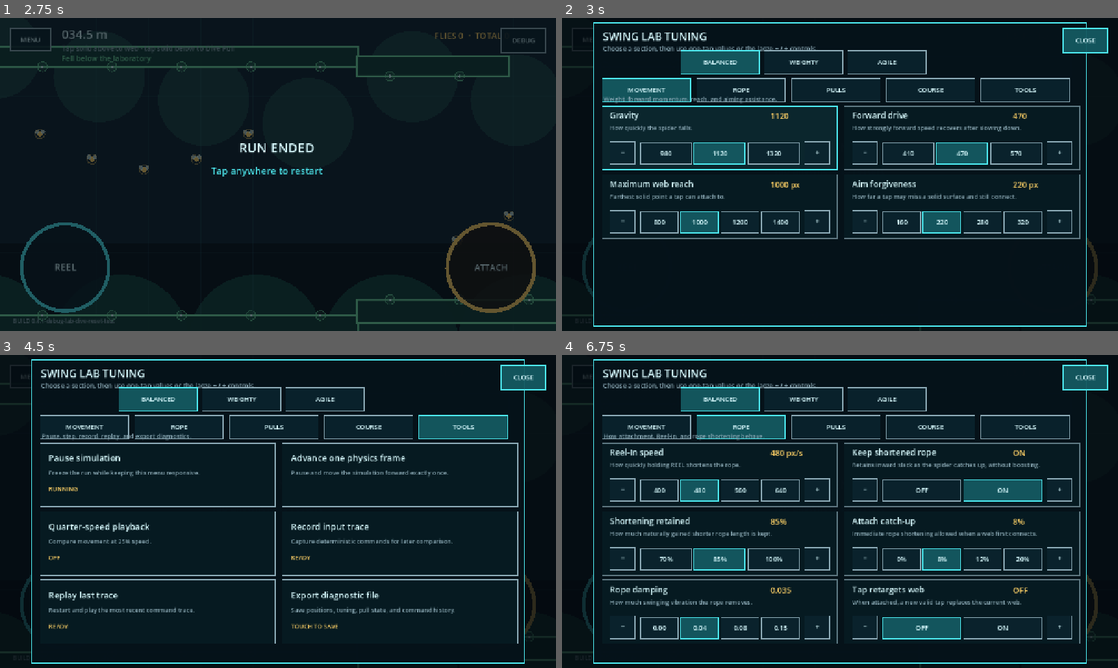
Above: before the commit, frames 1-4 (two rows, left to right).
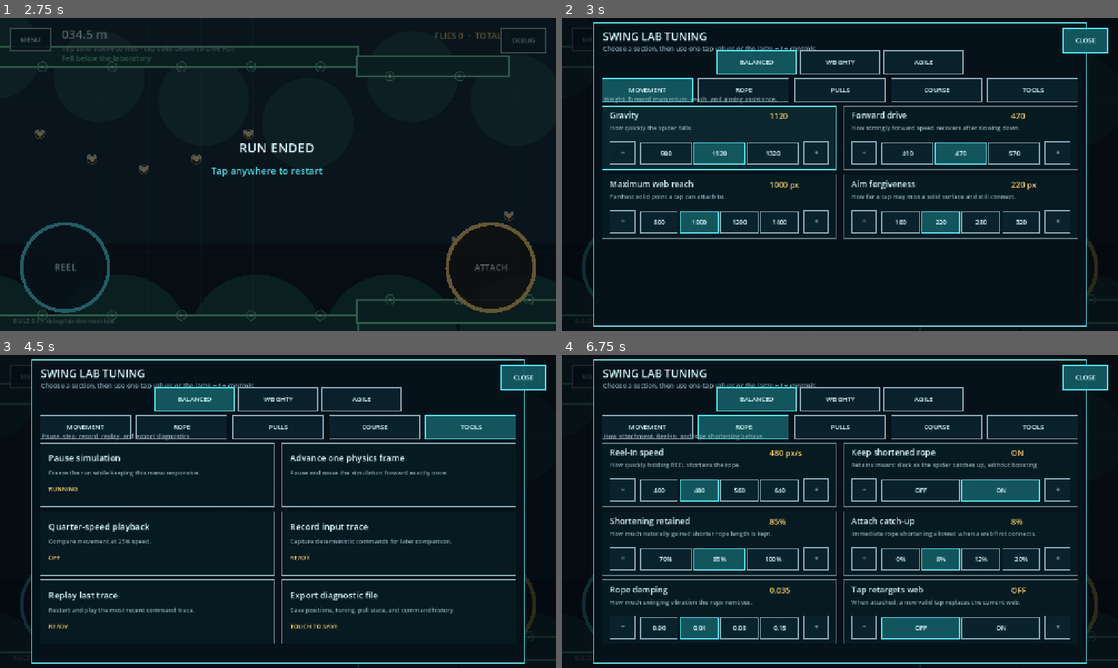
Above: after the commit, the same moments.

Repository: menno420/spider-swing
Game: Godot game, scene res://game/bootstrap/main.tscn
Same seed, same stepped clock (60 frames per second), same inputs: the game is played once before the commit and once after it.
Inputs (mouse positions are in pixels of both pictures, inside the frame that each line leads up to; where the layout moved, square brackets give the same spot in the first picture):
- Up to frame 1 (2.75 s): click "PLAY" at 0.5 s; click (66, 268) at 1.25 s; click (489, 268) at 2 s
- Up to frame 2 (3 s): click (1084, 39) at 2.75 s
- Up to frame 3 (4.5 s): click (278, 511) at 3.5 s; click (472, 426) [461, 426] at 4.25 s
- Up to frame 4 (6.75 s): click (645, 426) at 5 s; click (817, 489) at 5.75 s; click (745, 426) [739, 426] at 6.5 s

Frame 1 is identical in both runs. In frame 2, 4.4% of the frame differs, in the area x 11-94%, y 10-71%; in frame 3, 4.0%; in frame 4, 5.6%, in the area x 11-94%, y 10-93%.

Commit message:
fix: scale tuning lab for wide phones

Diff:
--- a/game/adapters/input_router.gd
+++ b/game/adapters/input_router.gd
@@ -48,7 +48,7 @@
 
 func _ready() -> void:
 	process_mode = Node.PROCESS_MODE_ALWAYS
-	install_touch_surface()
+	install_touch_surface(get_viewport().get_visible_rect().size)
 	set_process_unhandled_input(true)
 	set_process(true)
 
@@ -102,7 +102,9 @@
 		_handle_debug_key(event as InputEventKey)
 
 
-func install_touch_surface() -> void:
+func install_touch_surface(
+	layout_size: Vector2 = LabLayout.REFERENCE_SIZE,
+) -> void:
 	if _touch_surface != null:
 		return
 	var layer := CanvasLayer.new()
@@ -115,6 +117,8 @@
 	_touch_surface.set_anchors_and_offsets_preset(Control.PRESET_FULL_RECT)
 	_touch_surface.mouse_filter = Control.MOUSE_FILTER_IGNORE
 	layer.add_child(_touch_surface)
+	if layout_size.x <= 0.0 or layout_size.y <= 0.0:
+		layout_size = LabLayout.REFERENCE_SIZE
 
 	_menu_button = _make_anchored_button(
 		&"Menu",
@@ -156,7 +160,7 @@
 
 	var panel_blocker := _make_fixed_button(
 		&"DebugPanelBlocker",
-		LabLayout.DEBUG_PANEL,
+		LabLayout.debug_panel_rect(layout_size),
 	)
 	_debug_controls.append(panel_blocker)
 	_debug_always_controls.append(panel_blocker)
@@ -165,7 +169,7 @@
 		var preset_name := SwingConfig.preset_names()[index]
 		var button := _make_fixed_button(
 			StringName("Preset%d" % index),
-			LabLayout.preset_rect(index),
+			LabLayout.preset_rect(index, layout_size),
 		)
 		button.pressed.connect(_emit_preset.bind(preset_name))
 		_debug_controls.append(button)
@@ -175,7 +179,7 @@
 		_debug_category_controls[category_index] = []
 		var category_button := _make_fixed_button(
 			StringName("Category%d" % category_index),
-			LabLayout.category_rect(category_index),
+			LabLayout.category_rect(category_index, layout_size),
 		)
 		category_button.pressed.connect(
 			_emit_tuning_category.bind(category_index))
@@ -192,7 +196,7 @@
 			var parameter := StringName(descriptor["id"])
 			var minus := _make_fixed_button(
 				StringName("%sMinus" % parameter),
-				LabLayout.parameter_minus_rect(card_index),
+				LabLayout.parameter_minus_rect(card_index, layout_size),
 			)
 			minus.pressed.connect(
 				_emit_parameter_adjustment.bind(parameter, -1.0))
@@ -200,7 +204,7 @@
 
 			var plus := _make_fixed_button(
 				StringName("%sPlus" % parameter),
-				LabLayout.parameter_plus_rect(card_index),
+				LabLayout.parameter_plus_rect(card_index, layout_size),
 			)
 			plus.pressed.connect(
 				_emit_parameter_adjustment.bind(parameter, 1.0))
@@ -215,6 +219,7 @@
 						card_index,
 						quick_index,
 						quick_values.size(),
+						layout_size,
 					),
 				)
 				quick.pressed.connect(
@@ -224,7 +229,7 @@
 	for index in range(6):
 		var utility := _make_fixed_button(
 			StringName("Utility%d" % index),
-			LabLayout.utility_rect(index),
+			LabLayout.utility_rect(index, layout_size),
 		)
 		utility.pressed.connect(_emit_utility.bind(index))
 		var tool_controls: Array = _debug_category_controls[
--- a/game/domain/lab_layout.gd
+++ b/game/domain/lab_layout.gd
@@ -9,10 +9,22 @@
 const ACTION_TARGET_SIZE := Vector2(228.0, 228.0)
 const ACTION_SIDE_MARGIN := 36.0
 const ACTION_BOTTOM_MARGIN := 32.0
-const DEBUG_PANEL := Rect2(72.0, 12.0, 1136.0, 696.0)
+const DEBUG_SIDE_MARGIN := 72.0
+const DEBUG_TOP_MARGIN := 12.0
 const DEBUG_CONTENT_TOP := 202.0
-const DEBUG_CARD_SIZE := Vector2(542.0, 146.0)
+const DEBUG_CARD_HEIGHT := 146.0
 const DEBUG_CARD_GAP := Vector2(16.0, 12.0)
+
+
+static func debug_panel_rect(
+	viewport_size: Vector2 = REFERENCE_SIZE,
+) -> Rect2:
+	return Rect2(
+		DEBUG_SIDE_MARGIN,
+		DEBUG_TOP_MARGIN,
+		maxf(960.0, viewport_size.x - DEBUG_SIDE_MARGIN * 2.0),
+		maxf(640.0, viewport_size.y - DEBUG_TOP_MARGIN * 2.0),
+	)
 
 
 static func reel_rect(viewport_size: Vector2) -> Rect2:
@@ -41,34 +53,66 @@
 	return Rect2(viewport_size.x - 126.0, 24.0, 102.0, 56.0)
 
 
-static func preset_rect(index: int) -> Rect2:
-	return Rect2(274.0 + float(index) * 192.0, 76.0, 180.0, 52.0)
-
-
-static func category_rect(index: int) -> Rect2:
-	return Rect2(92.0 + float(index) * 218.0, 140.0, 204.0, 52.0)
-
-
-static func parameter_card_rect(index: int) -> Rect2:
-	var column := index % 2
-	var row := index / 2
+static func preset_rect(
+	index: int,
+	viewport_size: Vector2 = REFERENCE_SIZE,
+) -> Rect2:
+	var panel := debug_panel_rect(viewport_size)
+	var group_width := 564.0
 	return Rect2(
-		Vector2(92.0, DEBUG_CONTENT_TOP) +
-			Vector2(
-				float(column) * (DEBUG_CARD_SIZE.x + DEBUG_CARD_GAP.x),
-				float(row) * (DEBUG_CARD_SIZE.y + DEBUG_CARD_GAP.y),
-			),
-		DEBUG_CARD_SIZE,
+		panel.get_center().x - group_width * 0.5 + float(index) * 192.0,
+		76.0,
+		180.0,
+		52.0,
 	)
 
 
-static func parameter_minus_rect(index: int) -> Rect2:
-	var card := parameter_card_rect(index)
+static func category_rect(
+	index: int,
+	viewport_size: Vector2 = REFERENCE_SIZE,
+) -> Rect2:
+	var panel := debug_panel_rect(viewport_size)
+	var gap := 14.0
+	var width := (panel.size.x - 40.0 - gap * 4.0) / 5.0
+	return Rect2(
+		panel.position.x + 20.0 + float(index) * (width + gap),
+		140.0,
+		width,
+		52.0,
+	)
+
+
+static func parameter_card_rect(
+	index: int,
+	viewport_size: Vector2 = REFERENCE_SIZE,
+) -> Rect2:
+	var panel := debug_panel_rect(viewport_size)
+	var column := index % 2
+	var row := index / 2
+	var card_width := (panel.size.x - 40.0 - DEBUG_CARD_GAP.x) * 0.5
+	return Rect2(
+		Vector2(panel.position.x + 20.0, DEBUG_CONTENT_TOP) +
+			Vector2(
+				float(column) * (card_width + DEBUG_CARD_GAP.x),
+				float(row) * (DEBUG_CARD_HEIGHT + DEBUG_CARD_GAP.y),
+			),
+		Vector2(card_width, DEBUG_CARD_HEIGHT),
+	)
+
+
+static func parameter_minus_rect(
+	index: int,
+	viewport_size: Vector2 = REFERENCE_SIZE,
+) -> Rect2:
+	var card := parameter_card_rect(index, viewport_size)
 	return Rect2(card.position + Vector2(18.0, 82.0), Vector2(58.0, 52.0))
 
 
-static func parameter_plus_rect(index: int) -> Rect2:
-	var card := parameter_card_rect(index)
+static func parameter_plus_rect(
+	index: int,
+	viewport_size: Vector2 = REFERENCE_SIZE,
+) -> Rect2:
+	var card := parameter_card_rect(index, viewport_size)
 	return Rect2(
 		card.end - Vector2(76.0, 64.0),
 		Vector2(58.0, 52.0),
@@ -79,8 +123,9 @@
 	card_index: int,
 	quick_index: int,
 	quick_count: int,
+	viewport_size: Vector2 = REFERENCE_SIZE,
 ) -> Rect2:
-	var card := parameter_card_rect(card_index)
+	var card := parameter_card_rect(card_index, viewport_size)
 	var left := card.position.x + 88.0
 	var width := card.size.x - 176.0
 	var gap := 6.0
@@ -94,5 +139,8 @@
 	)
 
 
-static func utility_rect(index: int) -> Rect2:
-	return parameter_card_rect(index)
+static func utility_rect(
+	index: int,
+	viewport_size: Vector2 = REFERENCE_SIZE,
+) -> Rect2:
+	return parameter_card_rect(index, viewport_size)
--- a/game/presentation/scripts/swing_lab.gd
+++ b/game/presentation/scripts/swing_lab.gd
@@ -471,7 +471,7 @@
 
 
 func _draw_debug(size: Vector2) -> void:
-	var panel := LabLayout.DEBUG_PANEL
+	var panel := LabLayout.debug_panel_rect(size)
 	draw_rect(Rect2(Vector2.ZERO, size), Color(0.01, 0.03, 0.05, 0.56))
 	draw_rect(panel, Color(0.02, 0.07, 0.1, 0.98))
 	draw_rect(panel, CYAN, false, 2.0)
@@ -486,7 +486,7 @@
 	for index in range(SwingConfig.preset_names().size()):
 		var name := SwingConfig.preset_names()[index]
 		_draw_button(
-			LabLayout.preset_rect(index),
+			LabLayout.preset_rect(index, size),
 			_preset_label(name),
 			name == _snapshot.preset_name,
 		)
@@ -494,7 +494,7 @@
 	for index in range(TuningCatalog.category_count()):
 		var category := TuningCatalog.category(index)
 		_draw_button(
-			LabLayout.category_rect(index),
+			LabLayout.category_rect(index, size),
 			str(category["label"]),
 			index == _snapshot.debug_category_index,
 		)
@@ -508,9 +508,9 @@
 		MUTED,
 	)
 	if _snapshot.debug_category_index == TuningCatalog.tools_category_index():
-		_draw_debug_tools()
+		_draw_debug_tools(size)
 	else:
-		_draw_tuning_cards(StringName(active_category["id"]))
+		_draw_tuning_cards(StringName(active_category["id"]), size)
 
 	# The modal is drawn after the HUD, so redraw its close affordance on top.
 	_draw_button(
@@ -520,13 +520,16 @@
 	)
 
 
-func _draw_tuning_cards(category_id: StringName) -> void:
+func _draw_tuning_cards(
+	category_id: StringName,
+	size: Vector2,
+) -> void:
 	var parameters := TuningCatalog.parameters_for_category(category_id)
 	for card_index in range(parameters.size()):
 		var descriptor: Dictionary = parameters[card_index]
 		var parameter := StringName(descriptor["id"])
 		var value := float(_snapshot.tuning_values.get(parameter, 0.0))
-		var card := LabLayout.parameter_card_rect(card_index)
+		var card := LabLayout.parameter_card_rect(card_index, size)
 		var selected := parameter == _snapshot.selected_parameter
 		draw_rect(
 			card,
@@ -552,8 +555,10 @@
 			18,
 			YELLOW,
 		)
-		_draw_button(LabLayout.parameter_minus_rect(card_index), "−", false)
-		_draw_button(LabLayout.parameter_plus_rect(card_index), "+", false)
+		_draw_button(
+			LabLayout.parameter_minus_rect(card_index, size), "−", false)
+		_draw_button(
+			LabLayout.parameter_plus_rect(card_index, size), "+", false)
 
 		var quick_values: Array = descriptor["quick"]
 		for quick_index in range(quick_values.size()):
@@ -563,6 +568,7 @@
 					card_index,
 					quick_index,
 					quick_values.size(),
+					size,
 				),
 				_quick_value_label(parameter, quick_value),
 				is_equal_approx(value, quick_value),
@@ -572,10 +578,16 @@
 		var status := "DIVE READY" if _snapshot.dive_ready \
 			else "DIVE NEEDS AN UPPER WEB"
 		var status_color := GREEN if _snapshot.dive_ready else YELLOW
-		_draw_text(Vector2(884.0, 684.0), status, 15, status_color)
-
-
-func _draw_debug_tools() -> void:
+		var panel := LabLayout.debug_panel_rect(size)
+		_draw_text(
+			Vector2(panel.end.x - 324.0, panel.end.y - 24.0),
+			status,
+			15,
+			status_color,
+		)
+
+
+func _draw_debug_tools(size: Vector2) -> void:
 	var labels := [
 		"Pause simulation",
 		"Advance one physics frame",
@@ -593,7 +605,7 @@
 		"Save positions, tuning, pull state, and command history.",
 	]
 	for index in range(labels.size()):
-		var card := LabLayout.utility_rect(index)
+		var card := LabLayout.utility_rect(index, size)
 		var active := (
 			(index == 0 and _snapshot.debug_paused)
 			or (index == 2 and _snapshot.slow_motion)
--- a/tests/unit/mobile_hud_layout_tests.gd
+++ b/tests/unit/mobile_hud_layout_tests.gd
@@ -18,6 +18,7 @@
 	passed += _test_debug_button_and_panel_controls(failures)
 	passed += _test_debug_controls_are_large_and_direct(failures)
 	passed += _test_debug_catalog_uses_plain_language(failures)
+	passed += _test_debug_panel_expands_for_wide_phone(failures)
 	passed += _test_debug_controls_can_be_disabled(failures)
 	passed += _test_world_input_waits_for_gui(failures)
 	return {"passed": passed, "failures": failures}
@@ -455,6 +456,36 @@
 	return 1
 
 
+static func _test_debug_panel_expands_for_wide_phone(
+	failures: PackedStringArray,
+) -> int:
+	var wide_size := Vector2(1560.0, 720.0)
+	var router := InputRouter.new()
+	router.install_touch_surface(wide_size)
+	var blocker := router.hud_button(&"DebugPanelBlocker")
+	var last_tab := router.hud_button(&"Category4")
+	var first_plus := router.hud_button(&"gravityPlus")
+	var panel := LabLayout.debug_panel_rect(wide_size)
+	if blocker == null or last_tab == null or first_plus == null:
+		failures.append("wide DEBUG layout did not create its shared hit regions")
+		router.free()
+		return 0
+	if _resolved_rect(blocker, wide_size) != panel or \
+			panel.size.x <= LabLayout.debug_panel_rect().size.x:
+		failures.append("DEBUG panel did not expand across a wide phone viewport")
+		router.free()
+		return 0
+	if _resolved_rect(last_tab, wide_size) != \
+			LabLayout.category_rect(4, wide_size) or \
+			_resolved_rect(first_plus, wide_size) != \
+			LabLayout.parameter_plus_rect(0, wide_size):
+		failures.append("wide DEBUG visuals and native hit targets drifted")
+		router.free()
+		return 0
+	router.free()
+	return 1
+
+
 static func _test_debug_controls_can_be_disabled(
 	failures: PackedStringArray,
 ) -> int:
Not shown, changed: .substrate/guard-fires.jsonl
Not shown, changed: README.md
Not shown, changed: docs/current-state.md
